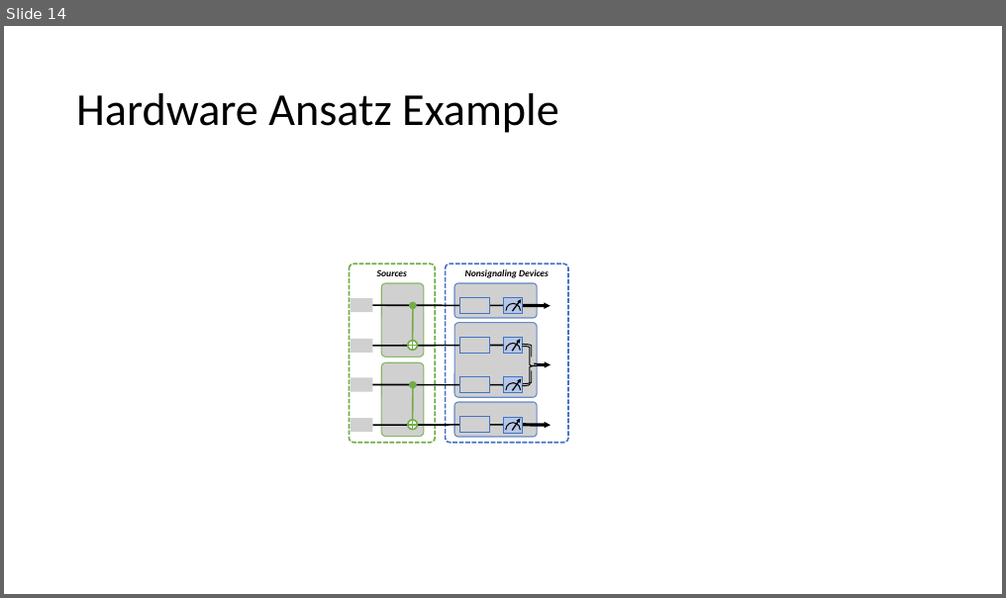
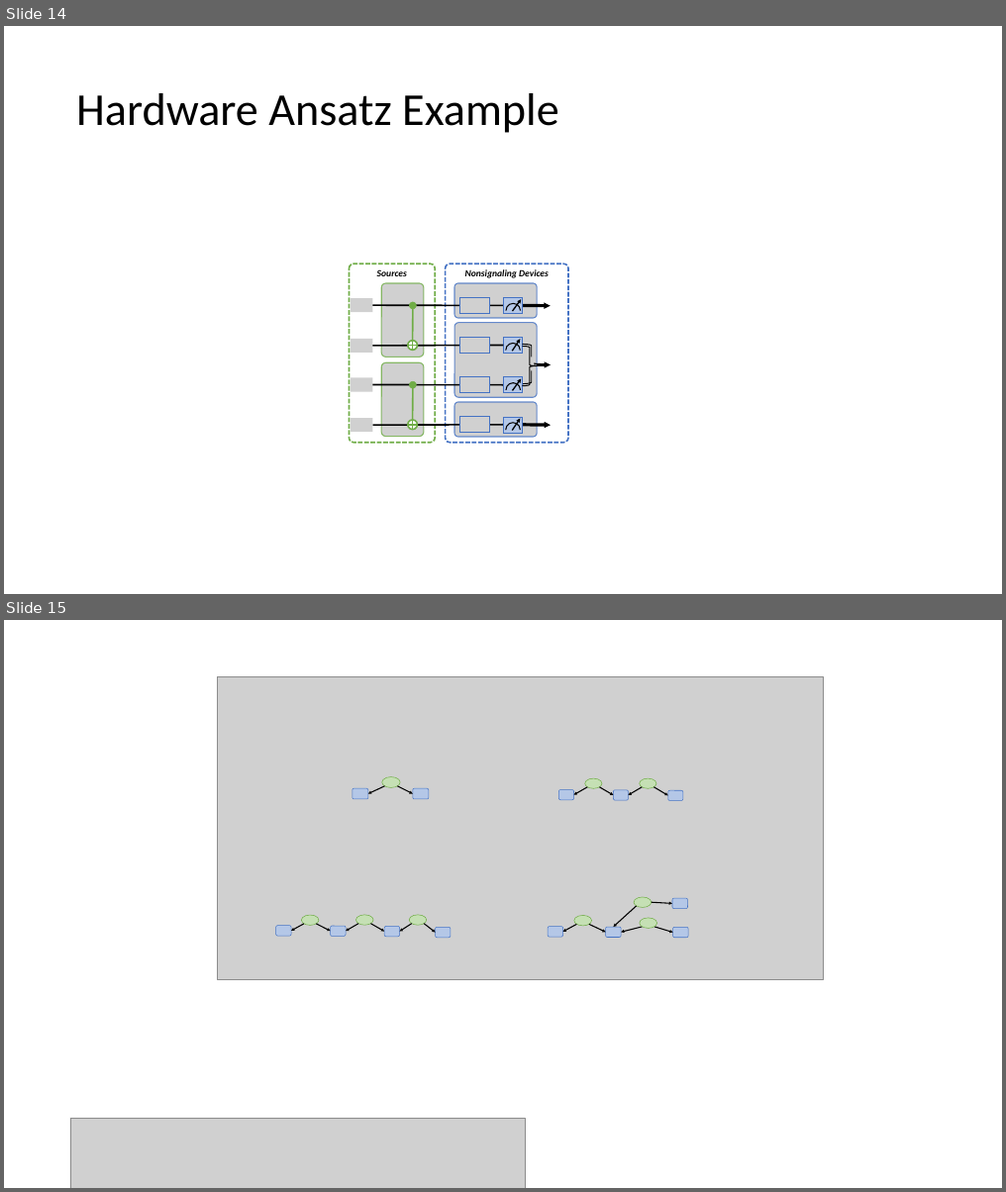
Before and after one commit to ChitambarLab/vqo-nonlocality-noisy-quantum-networks, a slide deck: vqo_noisy_nonlocality_quantum_networks.pptx. Shown one above the other, each under a label of ours: slide 14 before the commit, slides 14 and 15 after it. The pictures are 1006x598 and 1006x1192 pixels, drawn with LibreOffice and Linux fonts; fonts in the diff are those of the drawing; grey boxes stand for pictures; background and template pictures are left out. Boxes give left, top, right and bottom in pixels: in the first picture for what was removed or moved away, otherwise in the second. Text is boxed around its words. In the diff, an @@ line names an element or a change of style, - is before the commit and + after.

```diff
--- a/vqo_noisy_nonlocality_quantum_networks.pptx
+++ b/vqo_noisy_nonlocality_quantum_networks.pptx
@@ slide 15 added at [4,620,1002,1188], background #FFFFFF @@
@@ picture added at [217,676,824,979] @@
@@ group added at [352,776,429,799]: 2 rounded rectangles, 2 arrows, 1 ellipse @@
@@ group added at [558,778,683,801]: 4 arrows, 3 rounded rectangles, 2 ellipses @@
@@ group added at [276,915,450,938]: 6 arrows, 4 rounded rectangles, 3 ellipses @@
@@ group added at [548,897,688,938]: 6 arrows, 4 rounded rectangles, 3 ellipses @@
@@ picture added at [70,1118,525,1188] @@
```
Also in this commit, not shown: 1 slide removed, 3 other files.
